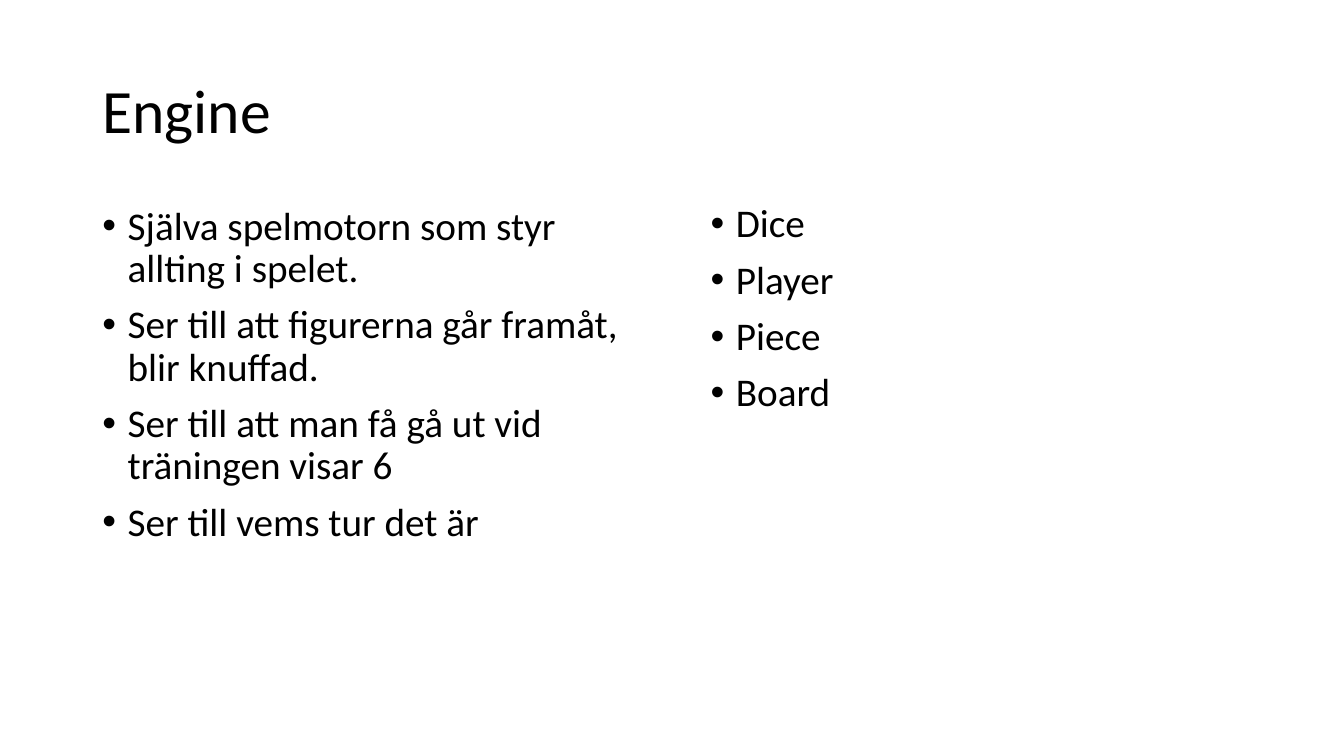
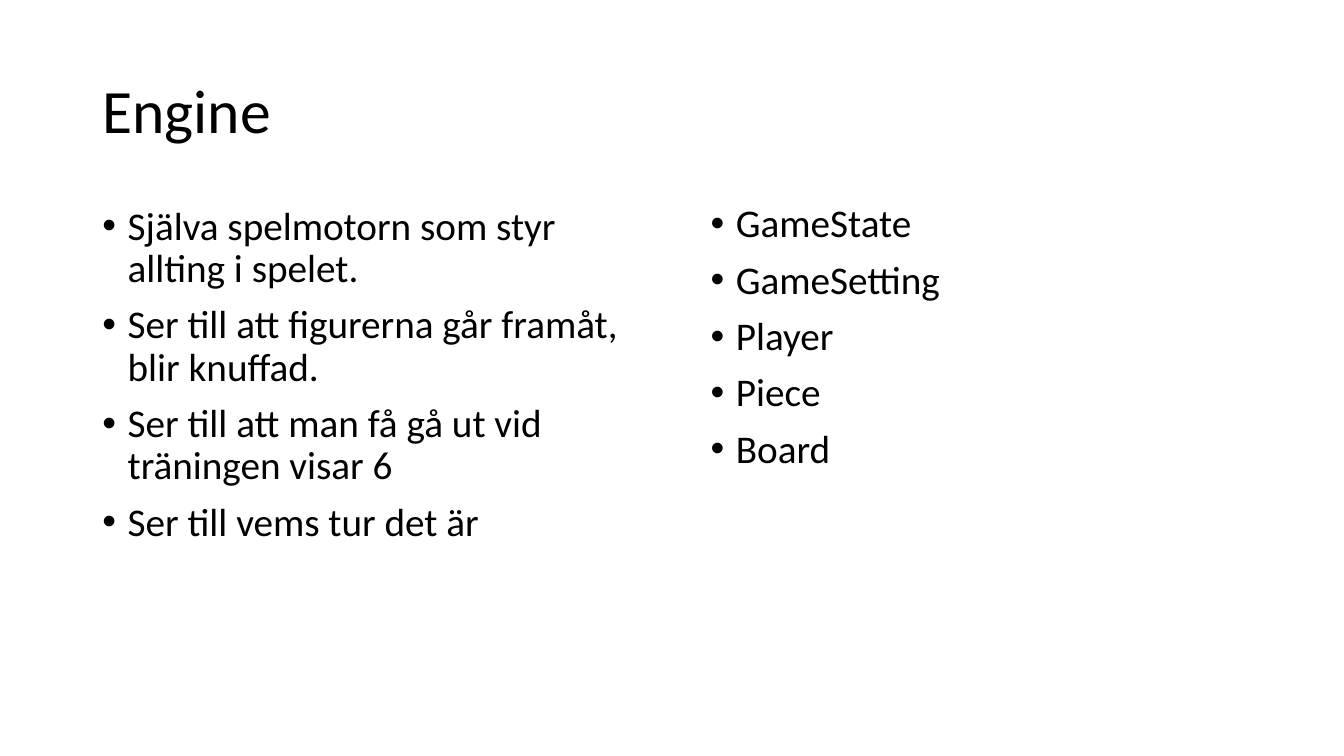
Before and after one commit to PGVSNH20/ludo-game-ludo5, a slide deck: slide 7 of Documentation/crc Ludo5.pptx (slide 6 before the commit). Drawn at 1344x756 pixels with LibreOffice and Linux fonts; fonts in the diff are those of the drawing. Boxes give left, top, right and bottom in pixels: in the first picture for what was removed or moved away, otherwise in the second. Text is boxed around its words. In the diff, an @@ line names an element or a change of style, - is before the commit and + after.

```diff
--- a/Documentation/crc Ludo5.pptx
+++ b/Documentation/crc Ludo5.pptx
@@ text at (x1=736, y1=211, x2=940, y2=301): text changed @@
-• Dice
+• GameState
+• GameSetting
```
Also in this commit, not shown: 5 other slides changed, 2 slides added, 1 slide removed, 2 other files.
